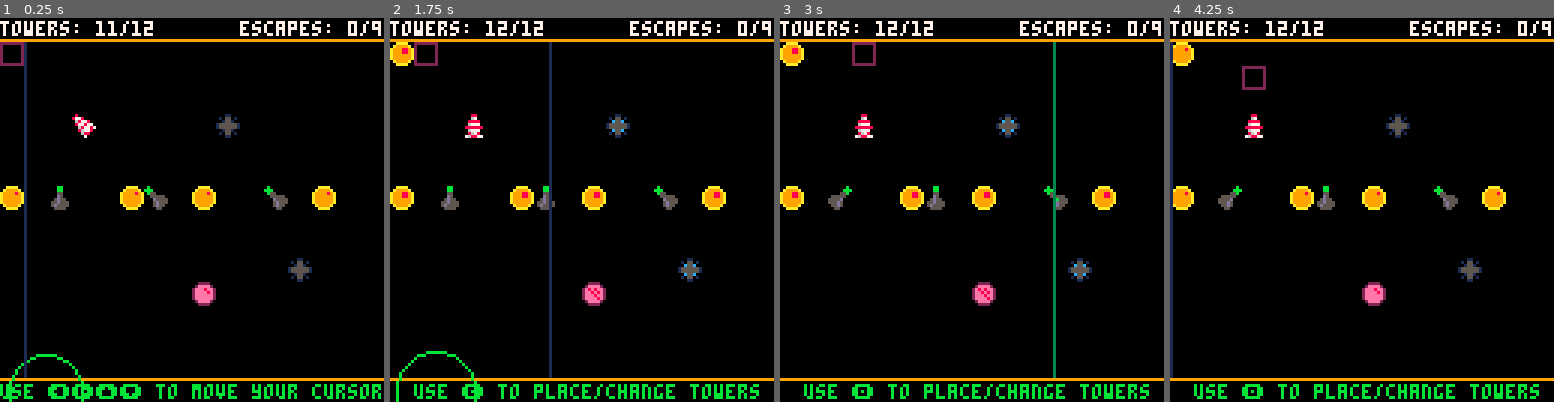
Above: before the commit, frames 1-4 (left to right).
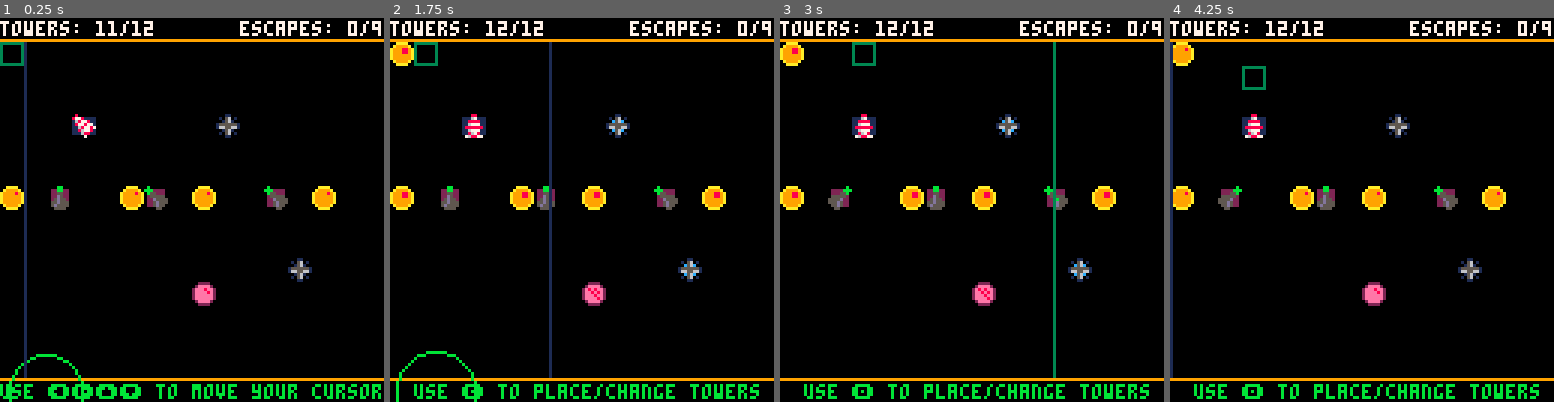
Above: after the commit, the same moments.

Repository: dlowe/sequencer-tower-defense
Game: PICO-8 cartridge ld41.p8
Same seed, same stepped clock (60 frames per second), same inputs: the game is played once before the commit and once after it.
Inputs:
- Up to frame 1 (0.25 s): no input
- Up to frame 2 (1.75 s): tap X (X key) at 0.33, 1.07 s; tap O (Z key) at 0.7, 1.7 s; hold Right from 1.6 s (still down)
- Up to frame 3 (3 s): tap X (X key) at 1.85, 2.97 s; release Right at 2.1 s; tap O (Z key) at 2.1, 2.5, 2.9 s; hold Up 2.15-2.42 s; hold Right from 2.47 s (still down)
- Up to frame 4 (4.25 s): release Right at 3.03 s; hold Left 3.08-3.58 s; tap O (Z key) at 3.3, 3.7, 4.1 s; hold Down 3.63-3.97 s; hold Right from 4.02 s (still down); tap X (X key) at 4.08 s

The runs differ from the first frame. In frame 1, 0.6% of the frame differs, in the area x 0-81%, y 6-68%; in frame 2, 0.7%; in frame 3, 0.7%; in frame 4, 0.7%, in the area x 13-81%, y 12-68%.

Commit message:
sprites and labels

Diff:
--- a/ld41.p8
+++ b/ld41.p8
@@ -1,6 +1,9 @@
 pico-8 cartridge // http://www.pico-8.com
 version 16
 __lua__
+
+-- sequencer tower defense
+-- for ld41, by dlowe
 
 -- frame number
 tick = 0
@@ -422,18 +425,20 @@
 creeps = {}
 function spawn_creep(y, creep_type)
    creeps[#creeps + 1] = {
-      grid_x         = -1,
-      grid_y         = y,
-      next_grid_x    = 0,
-      next_grid_y    = y,
-      x              =-5,
-      y              = y*8,
-      alive          = true,
-      sprite         = creep_types[creep_type].sprite,
-      speed          = creep_types[creep_type].speed * (1.01 ^ max(1,wave)) + rnd(0.2),
-      health         = creep_types[creep_type].max_health * (1.06 ^ max(1,wave)),
-      max_health     = creep_types[creep_type].max_health * (1.06 ^ max(1,wave)),
-      particle_color = creep_types[creep_type].particle_color,
+      grid_x          = -1,
+      grid_y          = y,
+      next_grid_x     = 0,
+      next_grid_y     = y,
+      x               =-5,
+      y               = y*8,
+      alive           = true,
+      sprite          = creep_types[creep_type].sprite,
+      speed           = creep_types[creep_type].speed * (1.01 ^ max(1,wave)) + rnd(0.2),
+      health          = creep_types[creep_type].max_health * (1.06 ^ max(1,wave)),
+      max_health      = creep_types[creep_type].max_health * (1.06 ^ max(1,wave)),
+      particle_color  = creep_types[creep_type].particle_color,
+      animation_state = 0,
+      animation_tick  = tick
    }
 end
 
@@ -466,6 +471,10 @@
    for i=1,#creeps do
       local c = creeps[i]
       if c.alive then
+         --maybe update animation states
+         if (tick - c.animation_tick) % 8 == 0 then
+            c.animation_state = (c.animation_state + 1) % 4
+         end
          --we're not lined up with our next grid location; move to it
          dest_x = c.next_grid_x * 8
          dest_y = c.next_grid_y * 8
@@ -676,17 +685,17 @@
     end
 
     --cursor
-    rect(cursor_x * 8, cursor_y * 8, cursor_x * 8 + 7, cursor_y * 8 + 7, 2)
+    rect(cursor_x * 8, cursor_y * 8, cursor_x * 8 + 7, cursor_y * 8 + 7, 3)
 
     --creeps
     for i=1,#creeps do
        local c=creeps[i]
        if c.alive then
           -- sprite
-          spr(c.sprite,c.x,c.y)
+          spr(c.sprite + (16 * c.animation_state),c.x,c.y)
           -- health bar
-          line(c.x+1,c.y+1,c.x+6,c.y+1,8)
-          line(c.x+1,c.y+1,c.x+1+(5*c.health/c.max_health),c.y+1,11)
+          line(c.x+1,c.y,c.x+6,c.y,8)
+          line(c.x+1,c.y,c.x+1+(5*c.health/c.max_health),c.y,11)
        end
     end
 
Not shown, changed: 28 lines of the sprite sheet (__gfx__) section of ld41.p8
Not shown, changed: the thumbnail (__label__) section of ld41.p8
Not shown, changed: TODO.md
